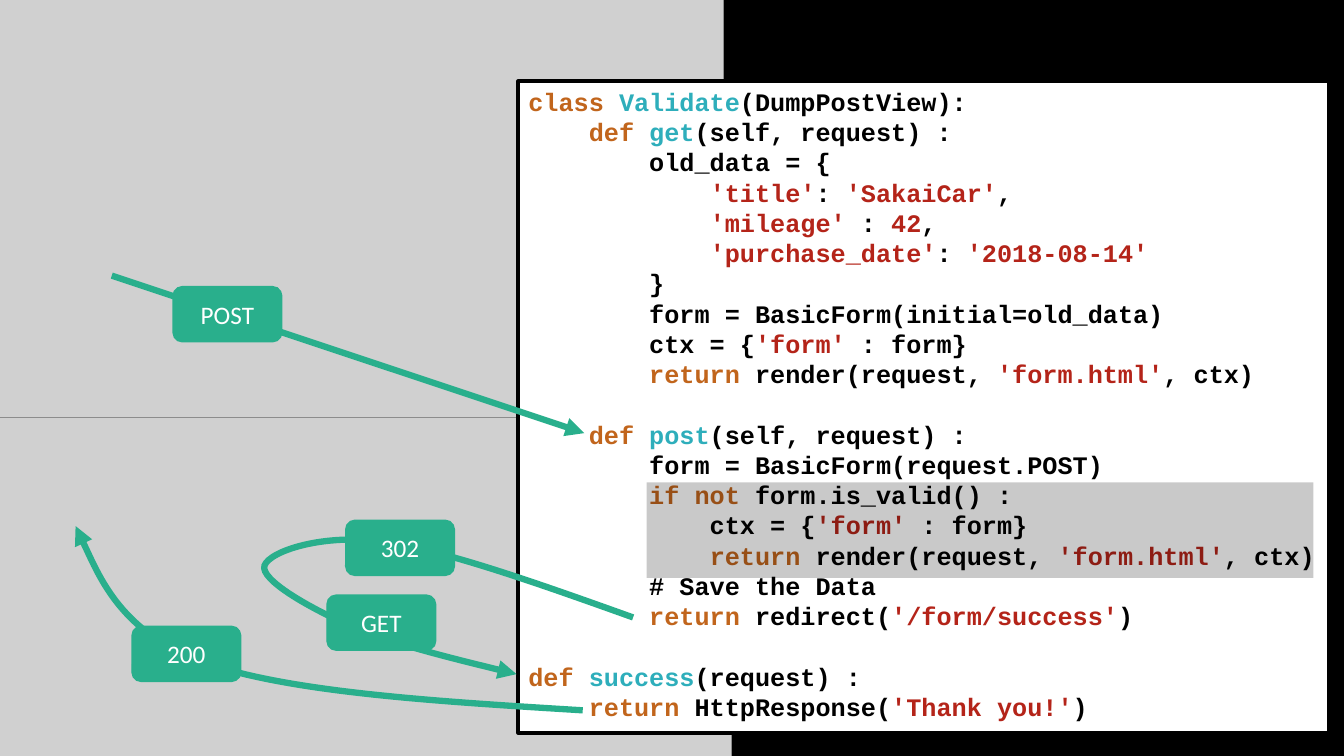
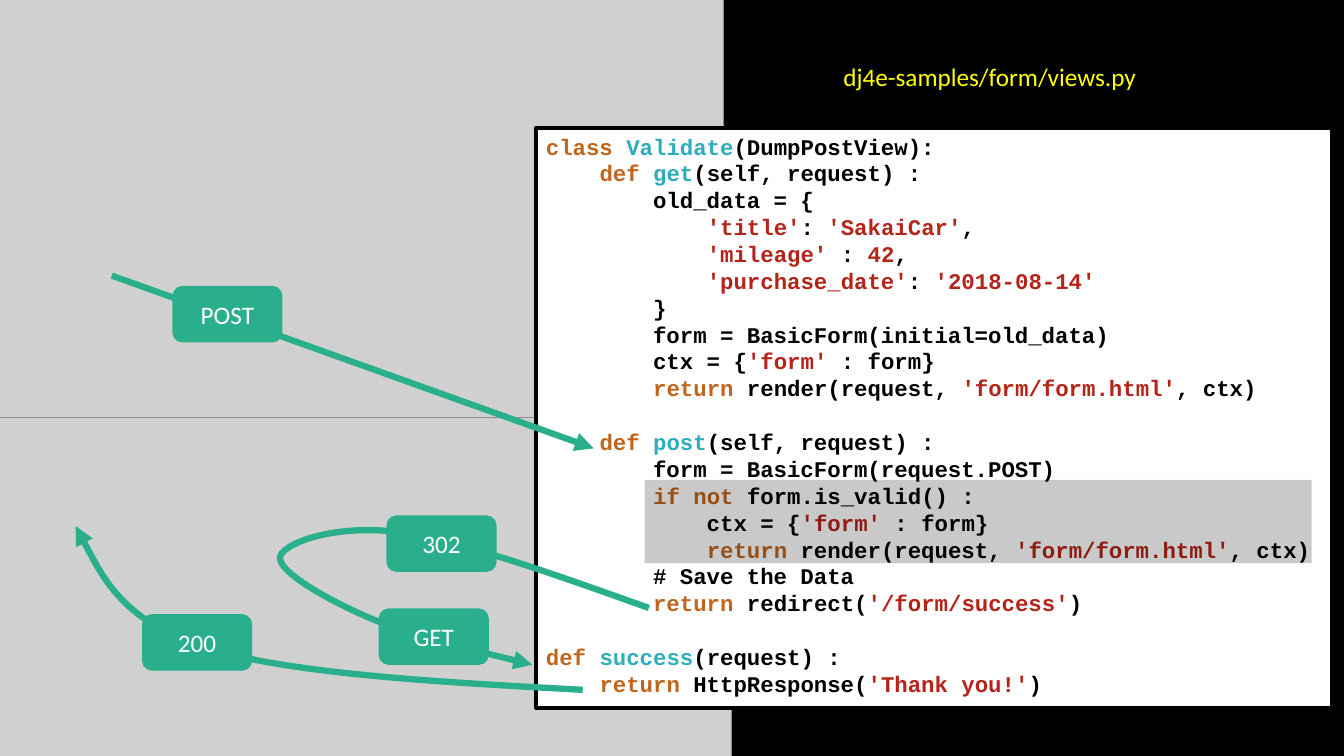
Before and after one commit to csev/dj4e, a slide deck: slide 26 of lectures/DJ-09-Forms.pptx (slide 25 before the commit). Drawn at 1344x756 pixels with LibreOffice and Linux fonts; fonts in the diff are those of the drawing; grey boxes stand for pictures. Boxes give left, top, right and bottom in pixels: in the first picture for what was removed or moved away, otherwise in the second. Text is boxed around its words. In the diff, an @@ line names an element or a change of style, - is before the commit and + after.

```diff
--- a/lectures/DJ-09-Forms.pptx
+++ b/lectures/DJ-09-Forms.pptx
@@ text added at (x1=843, y1=68, x2=1135, y2=91), 18 pt, text #FFFF00 @@
+dj4e-samples/form/views.py
@@ rectangle "class Validate(DumpPostView):" resized from (x1=518, y1=82, x2=1329, y2=733) to (x1=536, y1=128, x2=1333, y2=709) @@
@@ text in rectangle at (x1=546, y1=138, x2=1109, y2=697): size 18 to 16 pt in "class Validate(DumpPostView):", "def get(self, request) :", "old_data = {", "'title': 'SakaiCar'," and 12 more places @@
@@ arrow moved from (112, 275) - (585, 434) to (112, 275) - (594, 449) @@
@@ text in rectangle at (x1=653, y1=380, x2=1257, y2=401): text changed; size 18 to 16 pt @@
-return render(request, 'form.html', ctx)
+return render(request, 'form/form.html', ctx)
@@ rectangle resized from (x1=646, y1=483, x2=1314, y2=579) to (x1=645, y1=480, x2=1313, y2=564) @@
@@ freeform shape resized from (x1=76, y1=526, x2=583, y2=711) to (x1=76, y1=526, x2=583, y2=690) @@
@@ freeform shape moved from (x1=264, y1=539, x2=633, y2=674) to (x1=280, y1=530, x2=649, y2=664) @@
@@ rounded rectangle "302" moved from (x1=346, y1=520, x2=455, y2=576) to (x1=387, y1=516, x2=496, y2=572) @@
@@ text in rectangle at (x1=707, y1=541, x2=1310, y2=564): text changed; size 18 to 16 pt @@
-return render(request, 'form.html', ctx)
+return render(request, 'form/form.html', ctx)
@@ rounded rectangle "200" moved from (x1=132, y1=626, x2=241, y2=682) to (x1=143, y1=615, x2=252, y2=670) @@
@@ rounded rectangle "GET" moved from (x1=327, y1=595, x2=436, y2=650) to (x1=379, y1=609, x2=488, y2=664) @@
```
Also in this commit, not shown: 13 other slides changed, 2 slides added, 7 other files.
